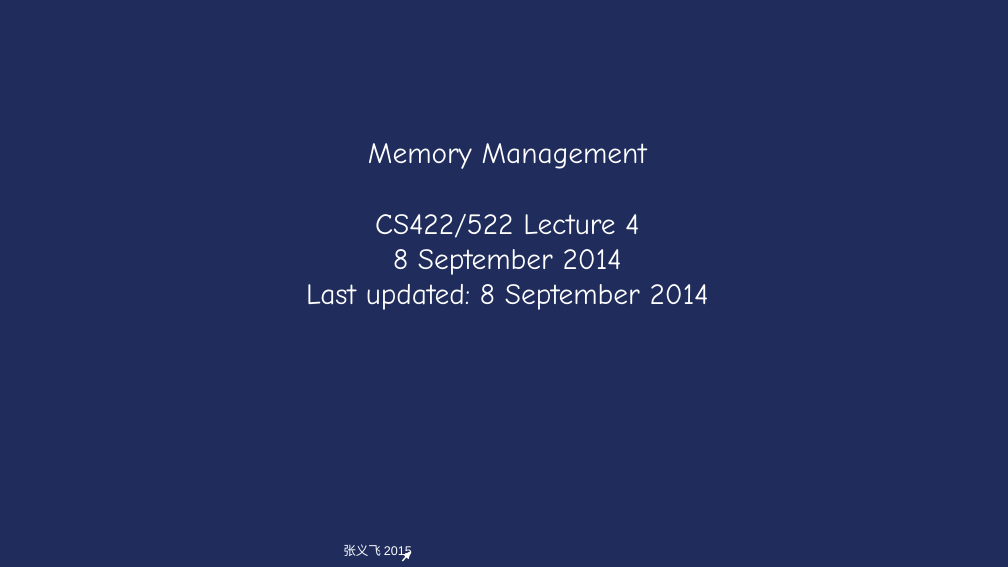
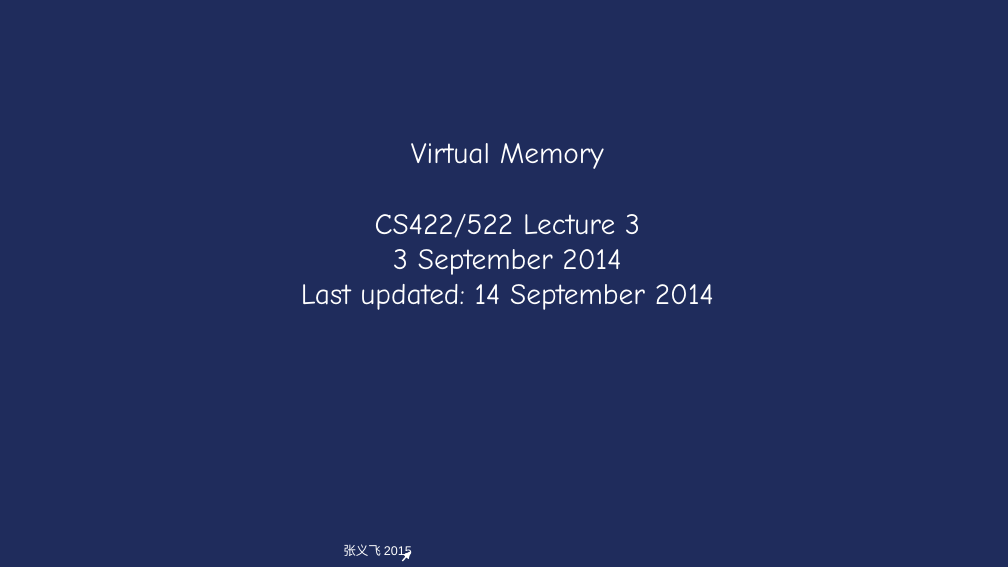
Before and after one commit to Rpersie/xv6-course, a slide deck: slide 1 of yale/ppt/ppt-english/Lecture3-Virtual memory.ppt. Drawn at 1008x567 pixels with LibreOffice and Linux fonts; fonts in the diff are those of the drawing. Boxes give left, top, right and bottom in pixels: in the first picture for what was removed or moved away, otherwise in the second. Text is boxed around its words. In the diff, an @@ line names an element or a change of style, - is before the commit and + after.

Commit message:
更新第三章

```diff
--- a/yale/ppt/ppt-english/Lecture3-Virtual memory.ppt
+++ b/yale/ppt/ppt-english/Lecture3-Virtual memory.ppt
@@ text at <box>301,143,714,310</box>: text changed @@
-Memory Management
-CS422/522 Lecture 4
-8 September 2014
-Last updated: 8 September 2014
+Virtual Memory
+CS422/522 Lecture 3
+3 September 2014
+Last updated: 14 September 2014
```
